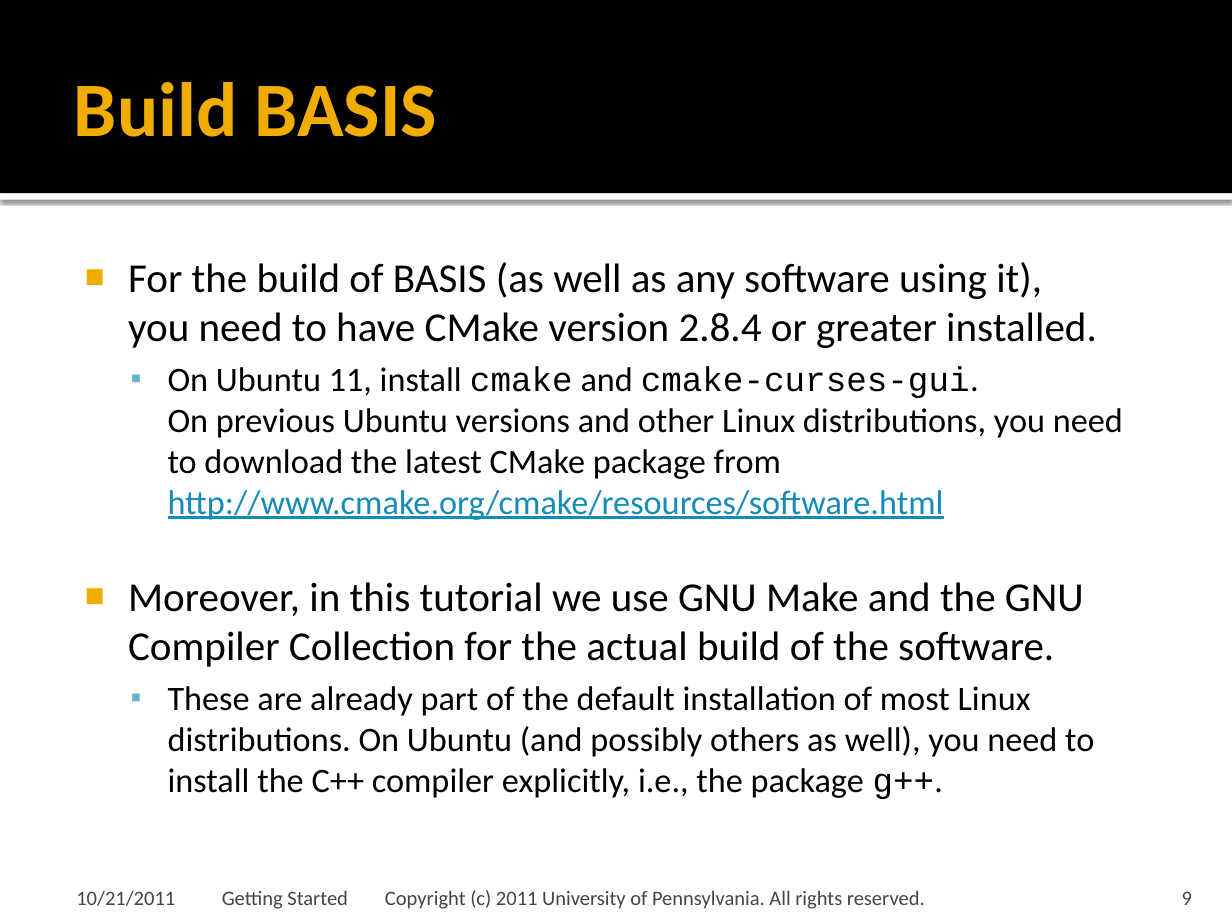
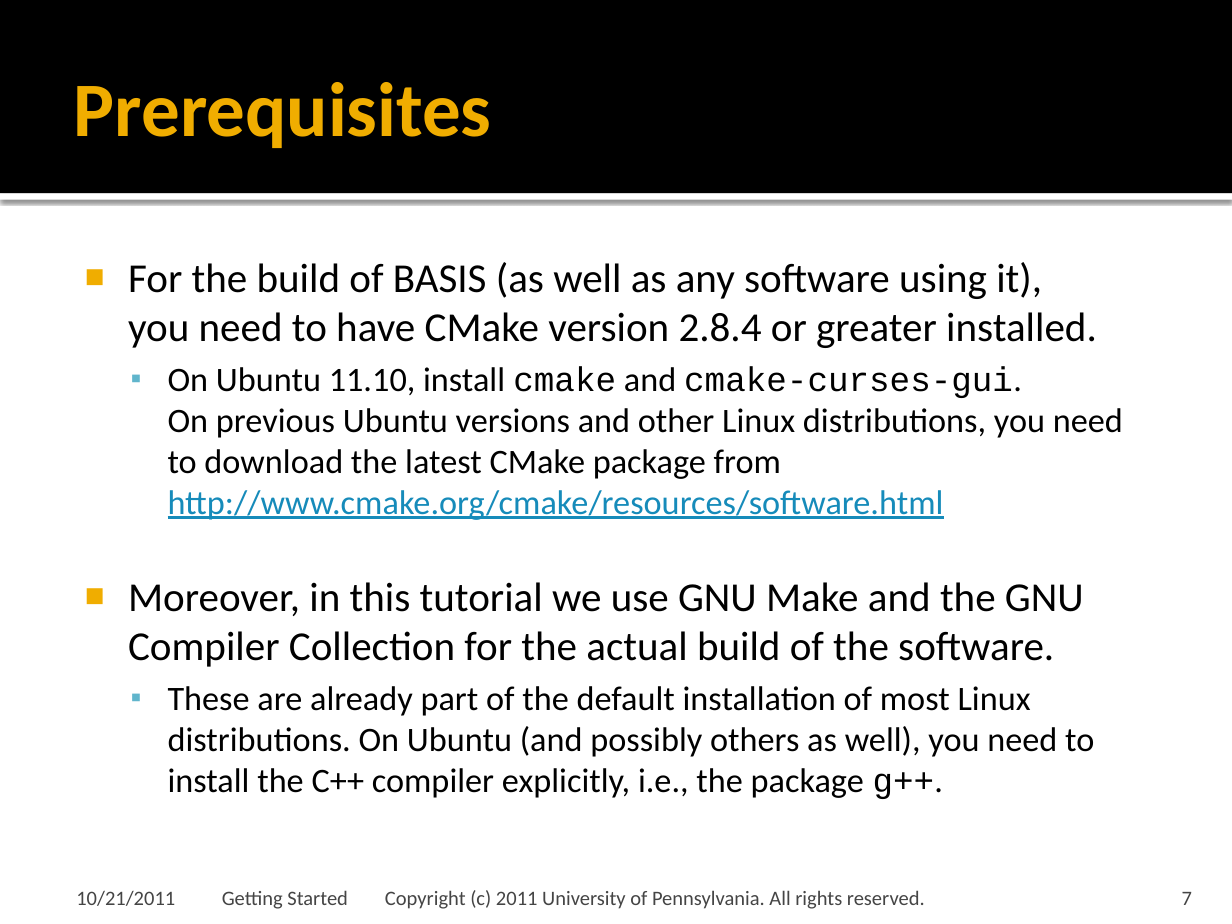
Before and after one commit to cmake-basis/legacy, a slide deck: slide 7 of doc/tutorials/02 Getting Started.pptx (slide 9 before the commit). Drawn at 1232x924 pixels with LibreOffice and Linux fonts; fonts in the diff are those of the drawing; background and template pictures are left out. Boxes give left, top, right and bottom in pixels: in the first picture for what was removed or moved away, otherwise in the second. Text is boxed around its words. In the diff, an @@ line names an element or a change of style, - is before the commit and + after.

Commit message:
Modified Getting Started tutorial and related source files. Changed TEMPLATE_VERSION of BASIS itself to 0.1.6, the next beta release.

```diff
--- a/doc/tutorials/02 Getting Started.pptx
+++ b/doc/tutorials/02 Getting Started.pptx
@@ title at <box>74,82,492,148</box>: text changed @@
-Build BASIS
+Prerequisites
@@ text at <box>168,366,1123,520</box>: text changed @@
-  ▪ On Ubuntu 11, install cmake and cmake-curses-gui.
-    On previous Ubuntu versions and other Linux distributions, you need to download the latest CMake package from http://www.cmake.org/cmake/resources/software.html
+  ▪ On Ubuntu 11.10, install cmake and cmake-curses-gui.
+    On previous Ubuntu versions and other Linux distributions, you need to download the latest CMake package from http://www.cmake.org/cmake/resources/software.html
@@ page number at <box>1182,892,1192,905</box>: text changed @@
-9
+7
```
Also in this commit, not shown: 19 other slides changed, 7 slides added, 7 other files.
